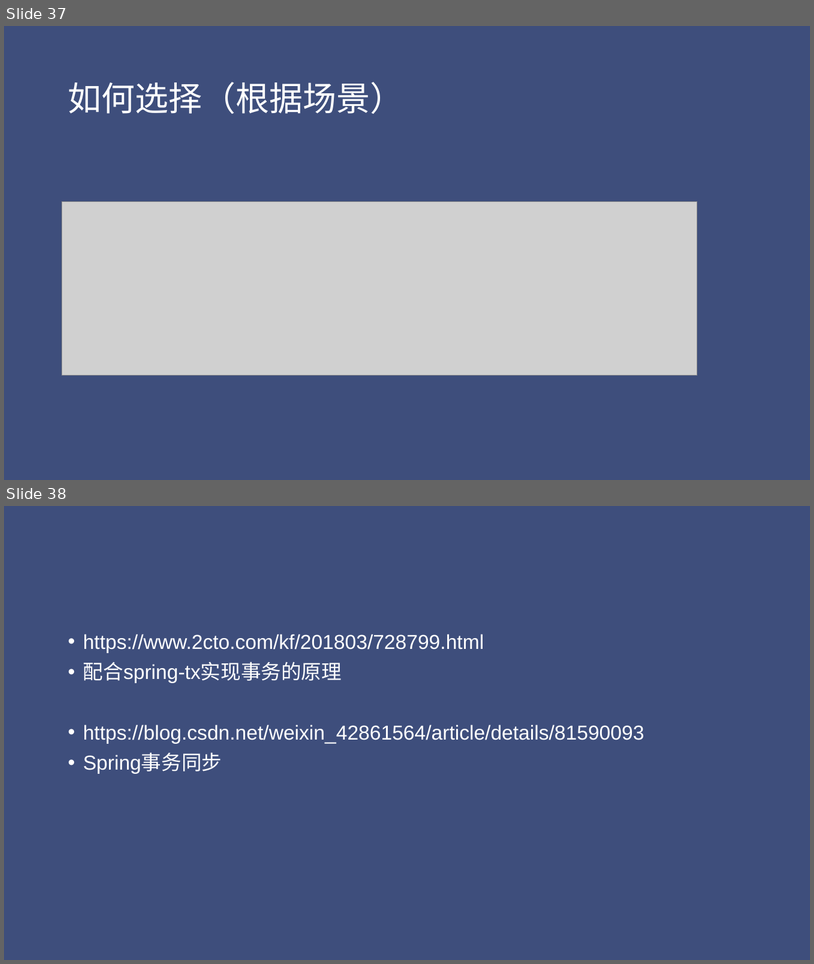
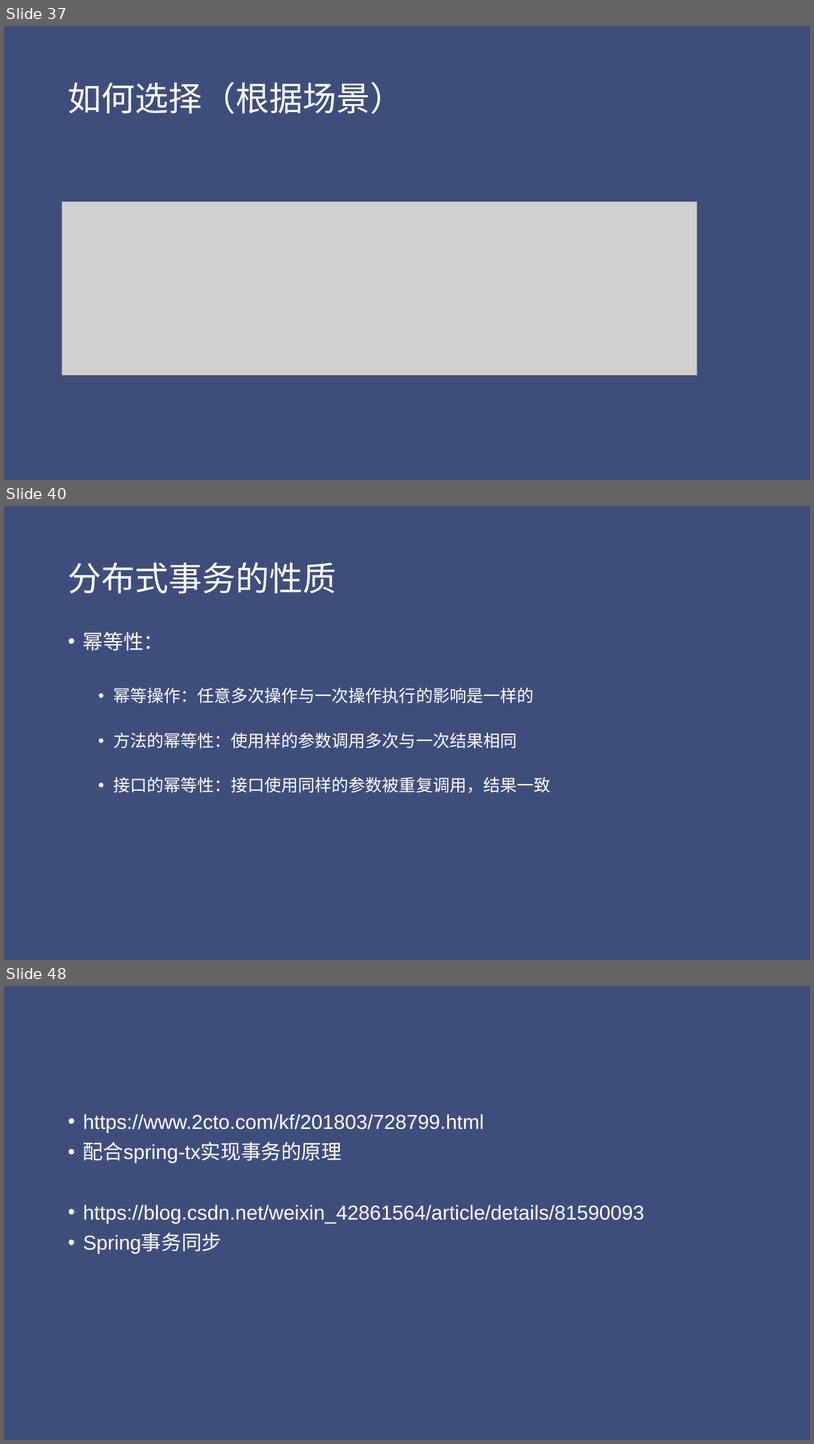
Before and after one commit to jungle0127/springcloudstudy, a slide deck: docs/distributedsystemtransaction.pptx. Shown one above the other, each under a label of ours: slides 37 and 38 before the commit, slides 37, 40 and 48 after it; the slides between them are not shown. The pictures are 814x964 and 814x1444 pixels, drawn with LibreOffice and Linux fonts; fonts in the diff are those of the drawing; grey boxes stand for pictures. Boxes give left, top, right and bottom in pixels: in the first picture for what was removed or moved away, otherwise in the second. Text is boxed around its words. In the diff, an @@ line names an element or a change of style, - is before the commit and + after.

```diff
--- a/docs/distributedsystemtransaction.pptx
+++ b/docs/distributedsystemtransaction.pptx
@@ slide 40 added at (x1=4, y1=506, x2=810, y2=960), background #3E4E7C @@
@@ title added at (x1=68, y1=562, x2=337, y2=594), 40 pt, text #FFFFFF @@
+分布式事务的性质
@@ text added at (x1=83, y1=631, x2=551, y2=793), 20 pt, text #FFFFFF @@
+• 幂等性：
+  • 幂等操作：任意多次操作与一次操作执行的影响是一样的
+  • 方法的幂等性：使用样的参数调用多次与一次结果相同
+  • 接口的幂等性：接口使用同样的参数被重复调用，结果一致
@@ what was slide 38 is now slide 48 @@
```
Also in this commit, not shown: 9 other slides added.
